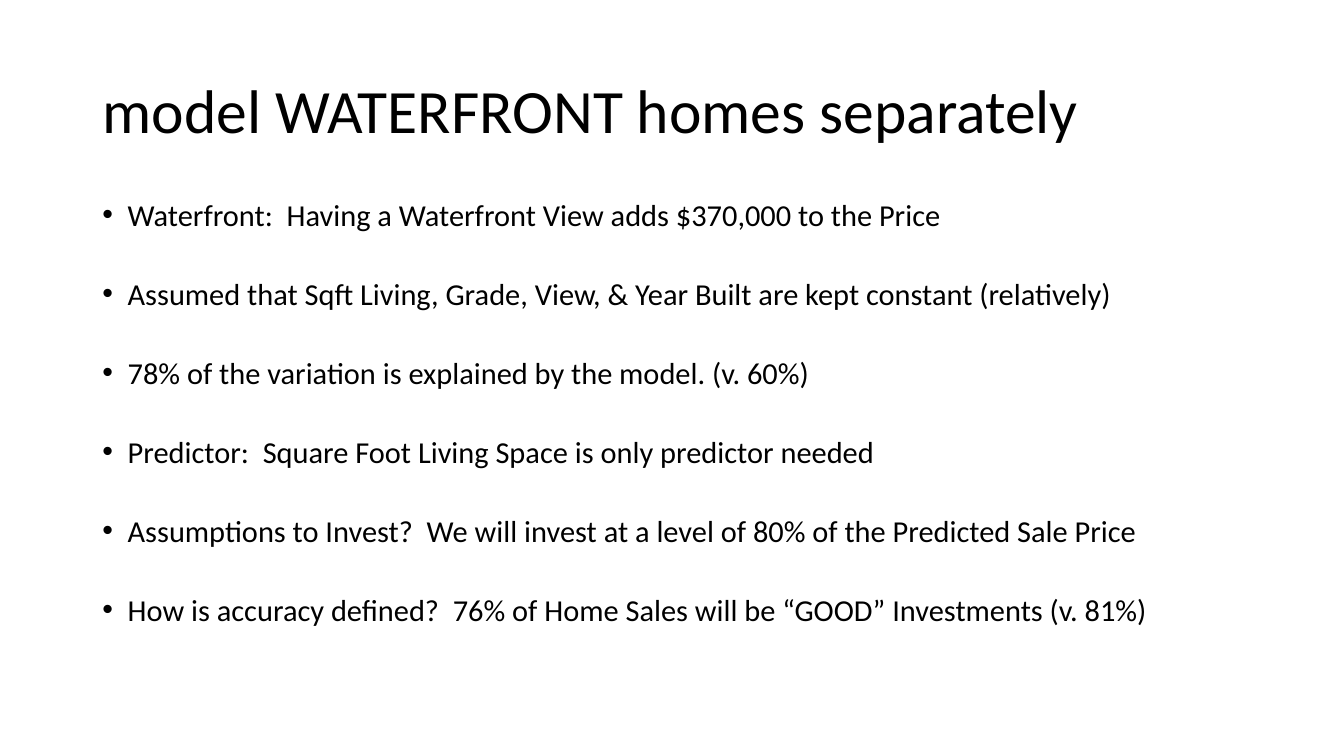
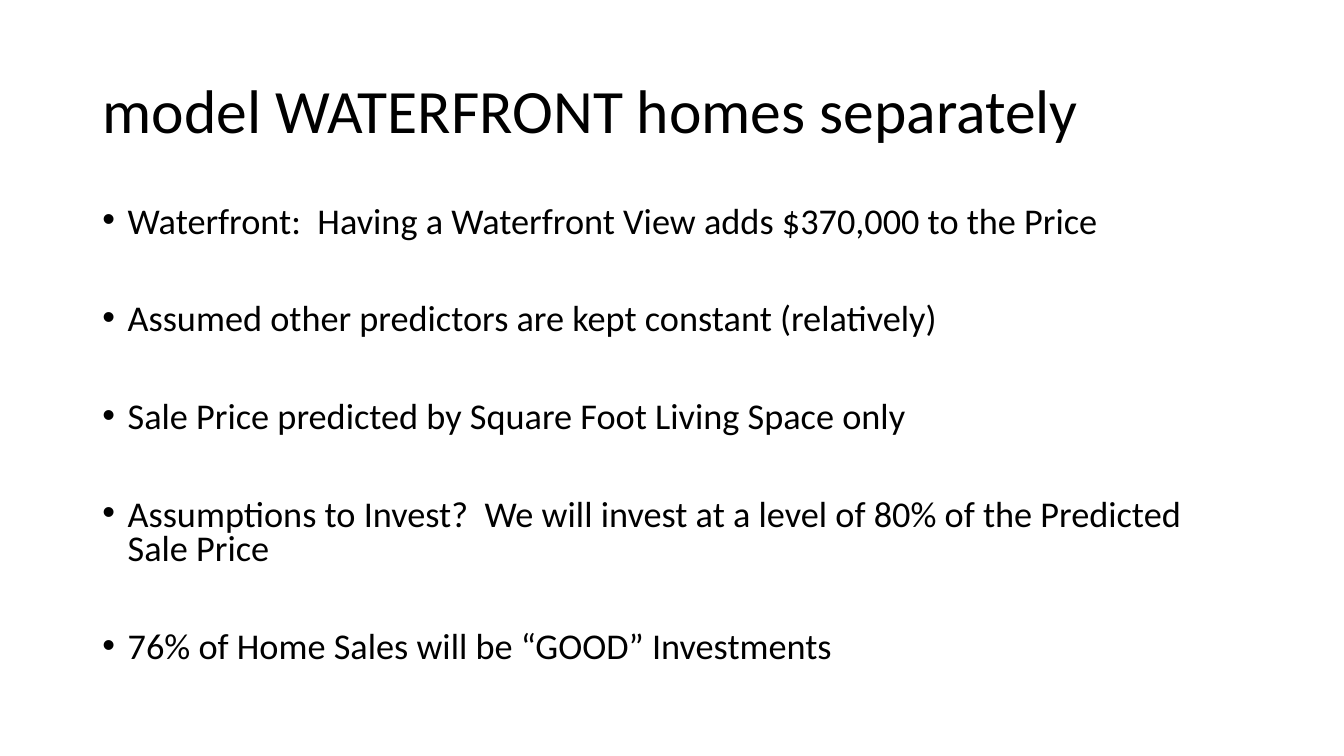
Before and after one commit to joewebb11/dsc-1-final-project-online-ds-pt-112618, a slide deck: slide 8 of Presentation.pptx. Drawn at 1344x756 pixels with LibreOffice and Linux fonts; fonts in the diff are those of the drawing. Boxes give left, top, right and bottom in pixels: in the first picture for what was removed or moved away, otherwise in the second. Text is boxed around its words. In the diff, an @@ line names an element or a change of style, - is before the commit and + after.

```diff
--- a/Presentation.pptx
+++ b/Presentation.pptx
@@ text at [128,208,1180,562]: size 21.7 to 25.9 pt in "Waterfront: Having a Waterfront View adds $370,000 ...", "Assumptions to Invest? We will invest at ..."; line spacing 0.7 to 0.8 @@
@@ text at [128,304,937,436]: text changed; size 21.7 to 25.9 pt @@
-• Assumed that Sqft Living, Grade, View, & Year Built are kept constant (relatively)
-• 78% of the variation is explained by the model. (v. 60%)
-• Predictor: Square Foot Living Space is only predictor needed
+• Assumed other predictors are kept constant (relatively)
+• Sale Price predicted by Square Foot Living Space only
@@ text at [128,633,832,660]: text changed; size 21.7 to 25.9 pt @@
-• How is accuracy defined? 76% of Home Sales will be “GOOD” Investments (v. 81%)
+• 76% of Home Sales will be “GOOD” Investments
```
Also in this commit, not shown: 3 other slides changed, 2 other files.
